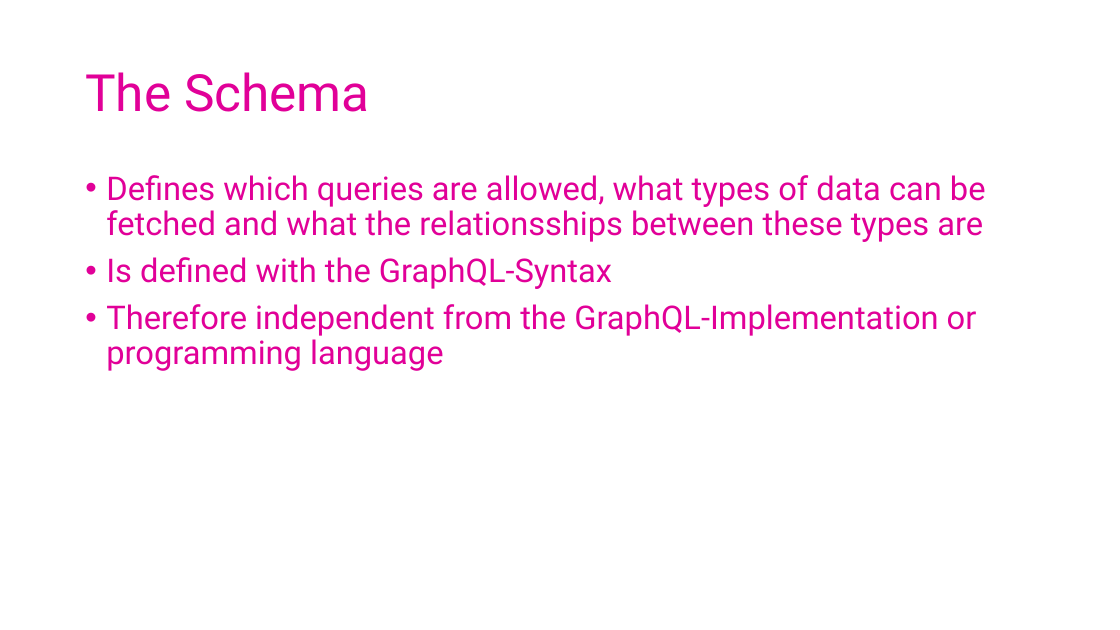
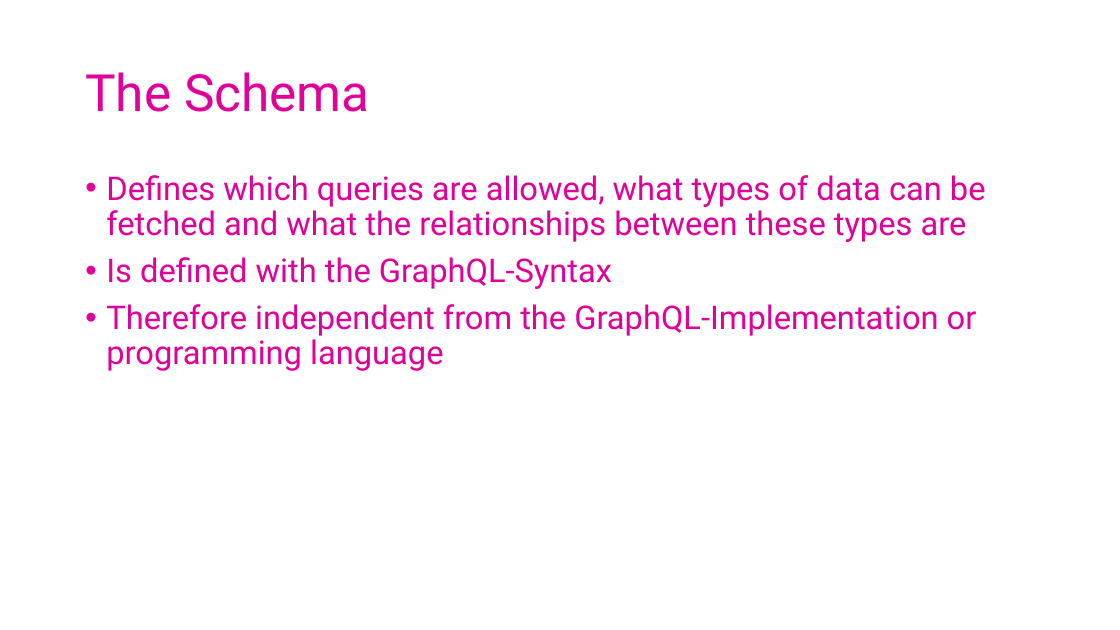
Before and after one commit to ArneSchulze/GraphQL, a slide deck: slide 10 of slides.pptx. Drawn at 1120x630 pixels with LibreOffice and Linux fonts; fonts in the diff are those of the drawing. Boxes give left, top, right and bottom in pixels: in the first picture for what was removed or moved away, otherwise in the second. Text is boxed around its words. In the diff, an @@ line names an element or a change of style, - is before the commit and + after.

Commit message:
Update slides

```diff
--- a/slides.pptx
+++ b/slides.pptx
@@ text at [106, 175, 986, 242]: text changed @@
-• Defines which queries are allowed, what types of data can be fetched and what the relationsships between these types are
+• Defines which queries are allowed, what types of data can be fetched and what the relationships between these types are
```
